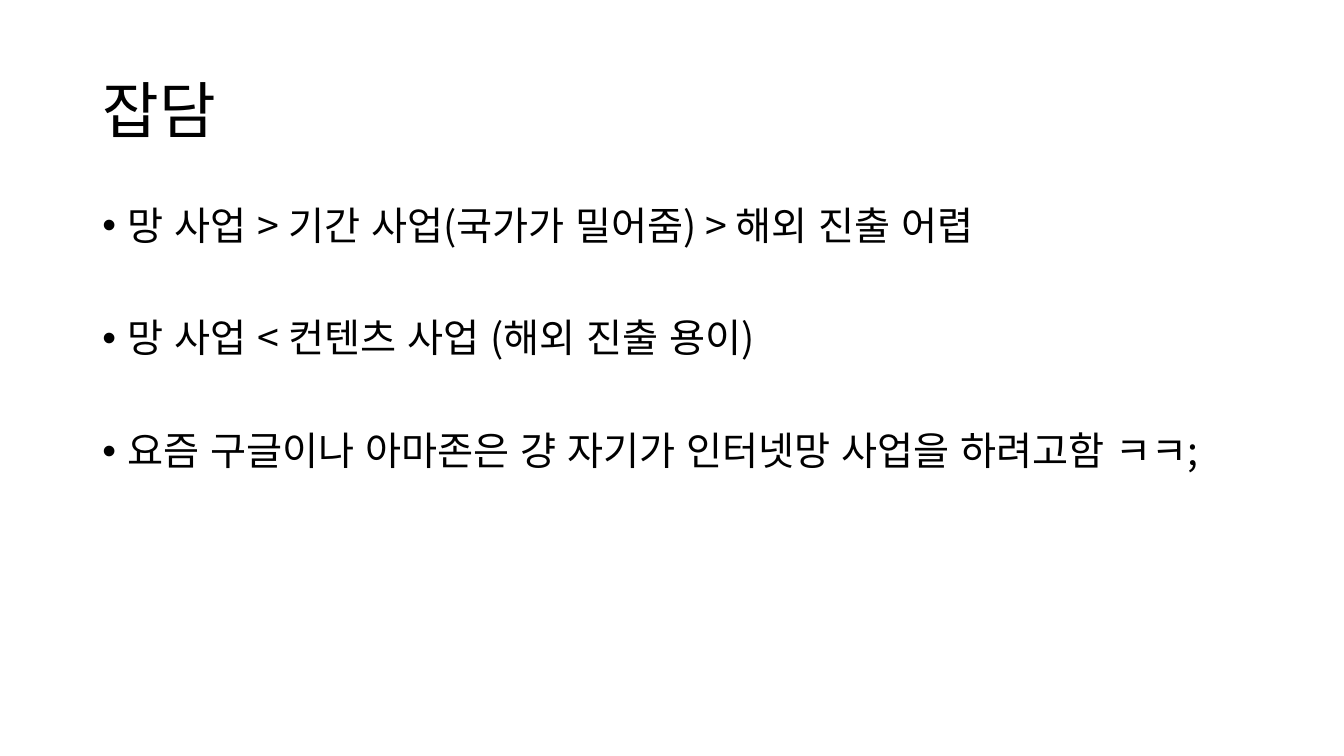
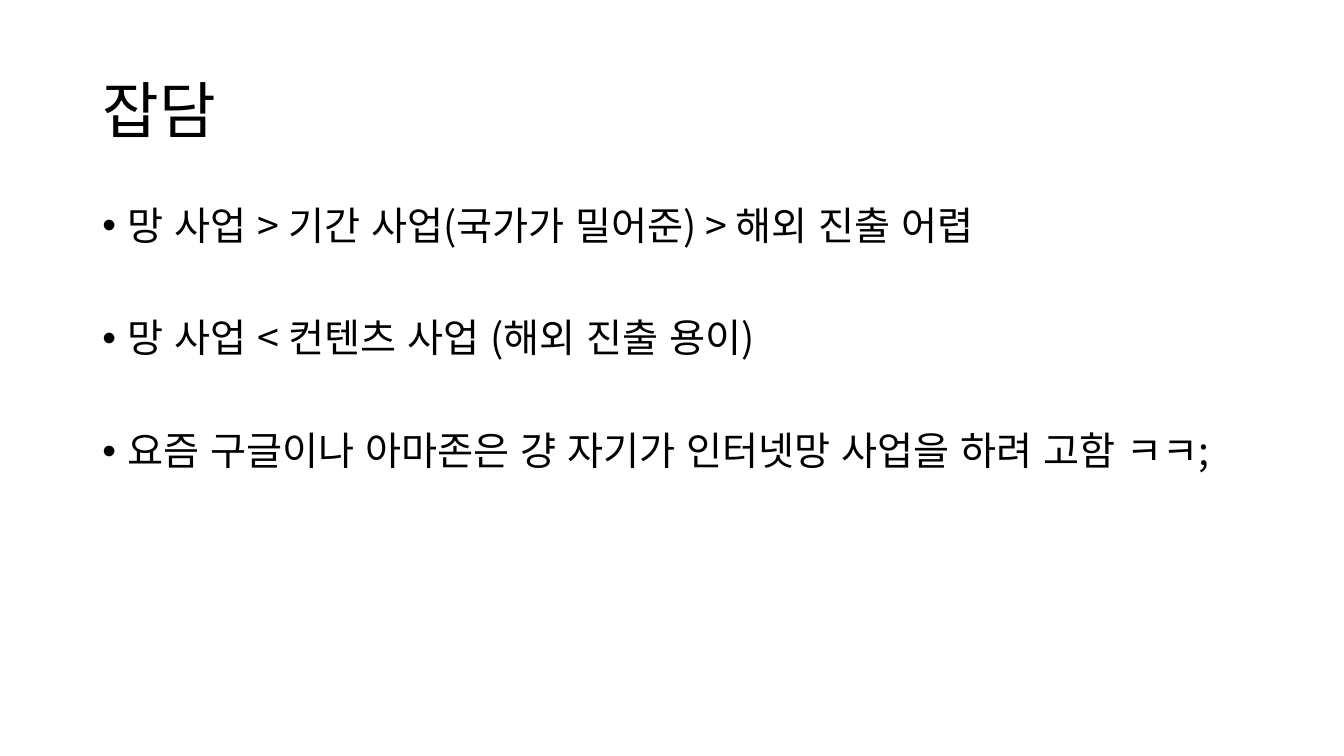
Before and after one commit to dw5450/3rd_grade_study, a slide deck: slide 8 of 네트워크 기초/IP TV.pptx (slide 7 before the commit). Drawn at 1344x756 pixels with LibreOffice and Linux fonts; fonts in the diff are those of the drawing. Boxes give left, top, right and bottom in pixels: in the first picture for what was removed or moved away, otherwise in the second. Text is boxed around its words. In the diff, an @@ line names an element or a change of style, - is before the commit and + after.

```diff
--- a/네트워크 기초/IP TV.pptx
+++ b/네트워크 기초/IP TV.pptx
@@ text at (128, 207, 974, 248): text changed @@
-• 망 사업 > 기간 사업(국가가 밀어줌) > 해외 진출 어렵
+• 망 사업 > 기간 사업(국가가 밀어준) > 해외 진출 어렵
@@ text at (128, 432, 1209, 472): spaces changed @@
-• 요즘 구글이나 아마존은 걍 자기가 인터넷망 사업을 하려고함 ㅋㅋ;
+• 요즘 구글이나 아마존은 걍 자기가 인터넷망 사업을 하려 고함 ㅋㅋ;
```
Also in this commit, not shown: 2 other slides changed, 1 slide added, 31 other files.
